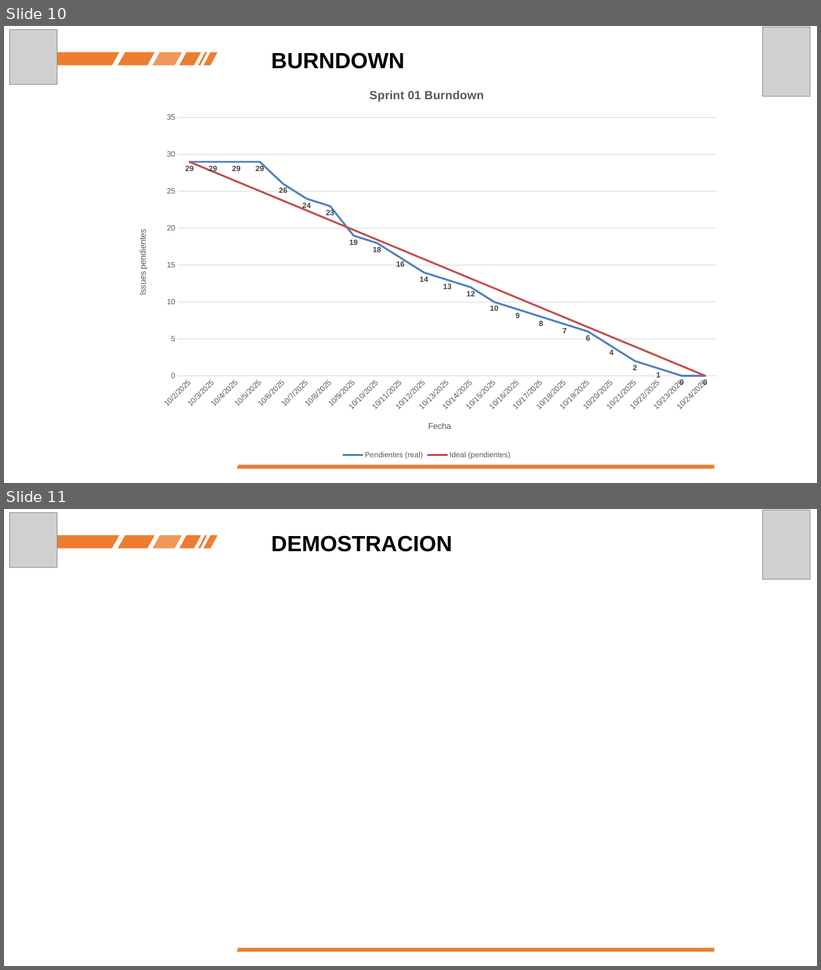
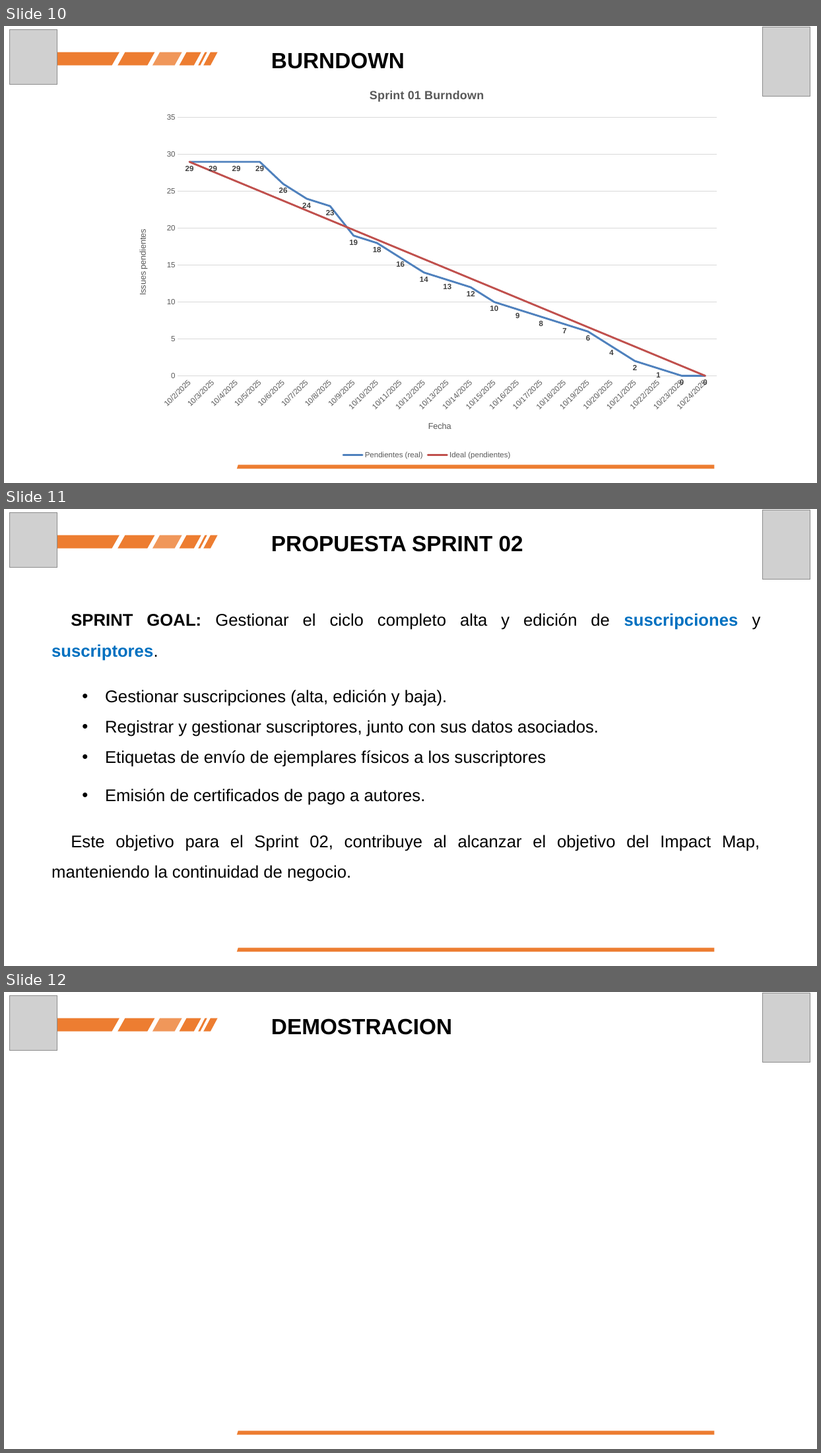
Before and after one commit to antrequenamartinez/Octubre_Revista_Ejercito_WIKI, a slide deck: Presentaciones/Sprint 01_Review.pptx. Shown one above the other, each under a label of ours: slides 10 and 11 before the commit, slides 10, 11 and 12 after it. The pictures are 821x970 and 821x1453 pixels, drawn with LibreOffice and Linux fonts; fonts in the diff are those of the drawing; grey boxes stand for pictures. Boxes give left, top, right and bottom in pixels: in the first picture for what was removed or moved away, otherwise in the second. Text is boxed around its words. In the diff, an @@ line names an element or a change of style, - is before the commit and + after.

Commit message:
Revisión de presentación de Sprint 01.

```diff
--- a/Presentaciones/Sprint 01_Review.pptx
+++ b/Presentaciones/Sprint 01_Review.pptx
@@ slide 11 added at box(4, 509, 817, 966), background #FFFFFF @@
@@ picture added at box(10, 513, 57, 568) @@
@@ picture added at box(763, 510, 811, 580) @@
@@ freeform shape added at box(55, 535, 120, 549), fill #ED7D31 @@
@@ freeform shape added at box(118, 535, 154, 549), fill #ED7D31 @@
@@ freeform shape added at box(153, 535, 183, 549), fill #ED7D31 at 80% opacity @@
@@ freeform shape added at box(180, 535, 201, 549), fill #ED7D31 @@
@@ freeform shape added at box(198, 535, 207, 549), fill #ED7D31 @@
@@ freeform shape added at box(203, 535, 217, 549), fill #ED7D31 @@
@@ text added at box(271, 535, 523, 552), 26 pt, text #000000, bold @@
+PROPUESTA SPRINT 02
@@ text added at box(52, 613, 761, 882), 20 pt, text #000000 @@
+SPRINT GOAL: Gestionar el ciclo completo alta y edición de suscripciones y suscriptores.
+  • Gestionar suscripciones (alta, edición y baja).
+  • Registrar y gestionar suscriptores, junto con sus datos asociados.
+  • Etiquetas de envío de ejemplares físicos a los suscriptores
+  • Emisión de certificados de pago a autores.
+Este objetivo para el Sprint 02, contribuye al alcanzar el objetivo del Impact Map, manteniendo la continuidad de negocio.
@@ freeform shape added at box(237, 948, 715, 953), fill #ED7D31 @@
@@ what was slide 11 is now slide 12 @@
```
Also in this commit, not shown: 2 slides changed.
